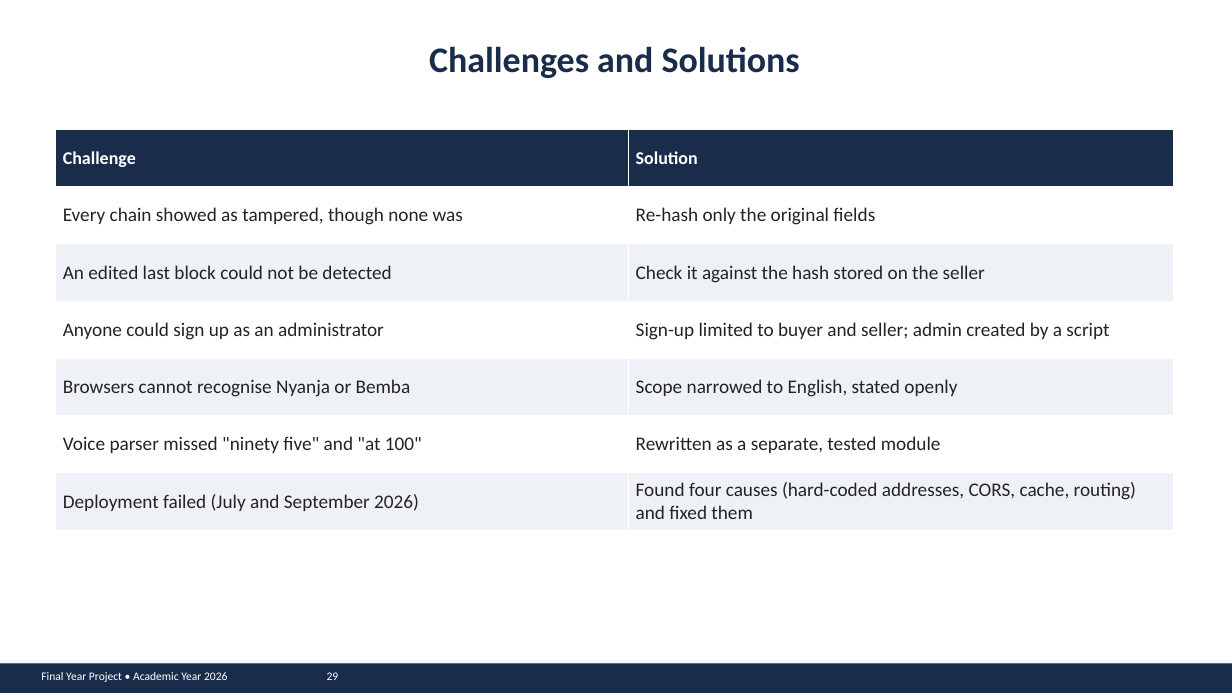
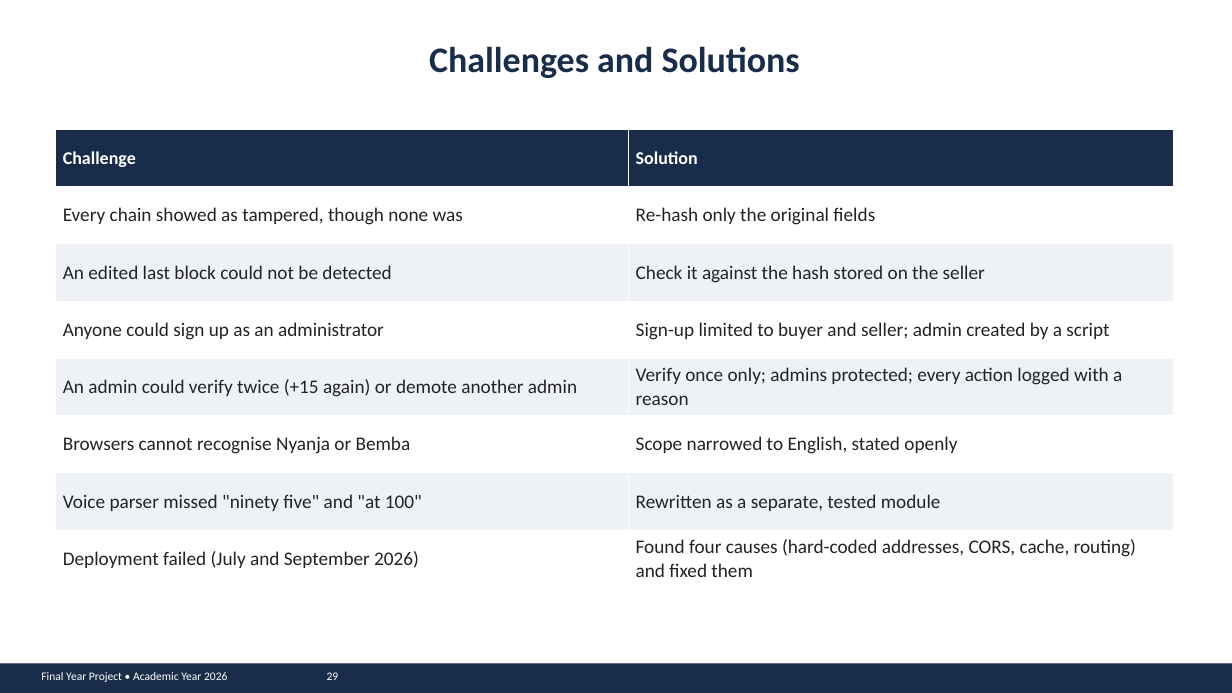
Before and after one commit to john-chola/ZamMarket, a slide deck: slide 29 of docs/presentation/ZamMarket_Presentation.pptx. Drawn at 1232x693 pixels with LibreOffice and Linux fonts; fonts in the diff are those of the drawing. Boxes give left, top, right and bottom in pixels: in the first picture for what was removed or moved away, otherwise in the second. Text is boxed around its words. In the diff, an @@ line names an element or a change of style, - is before the commit and + after.

```diff
--- a/docs/presentation/ZamMarket_Presentation.pptx
+++ b/docs/presentation/ZamMarket_Presentation.pptx
@@ table at (55, 129, 1174, 588) @@
+row 5: An admin could verify twice (+15 again) or demote another admin | Verify once only; admins protected; every action logged with a reason
```
Also in this commit, not shown: 12 other slides changed, 1 other file.
